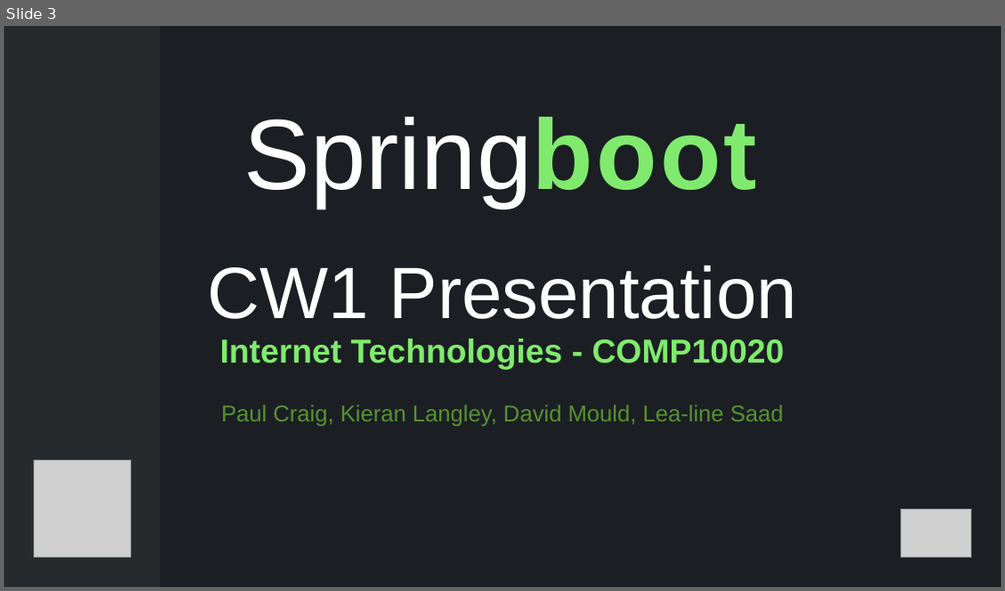
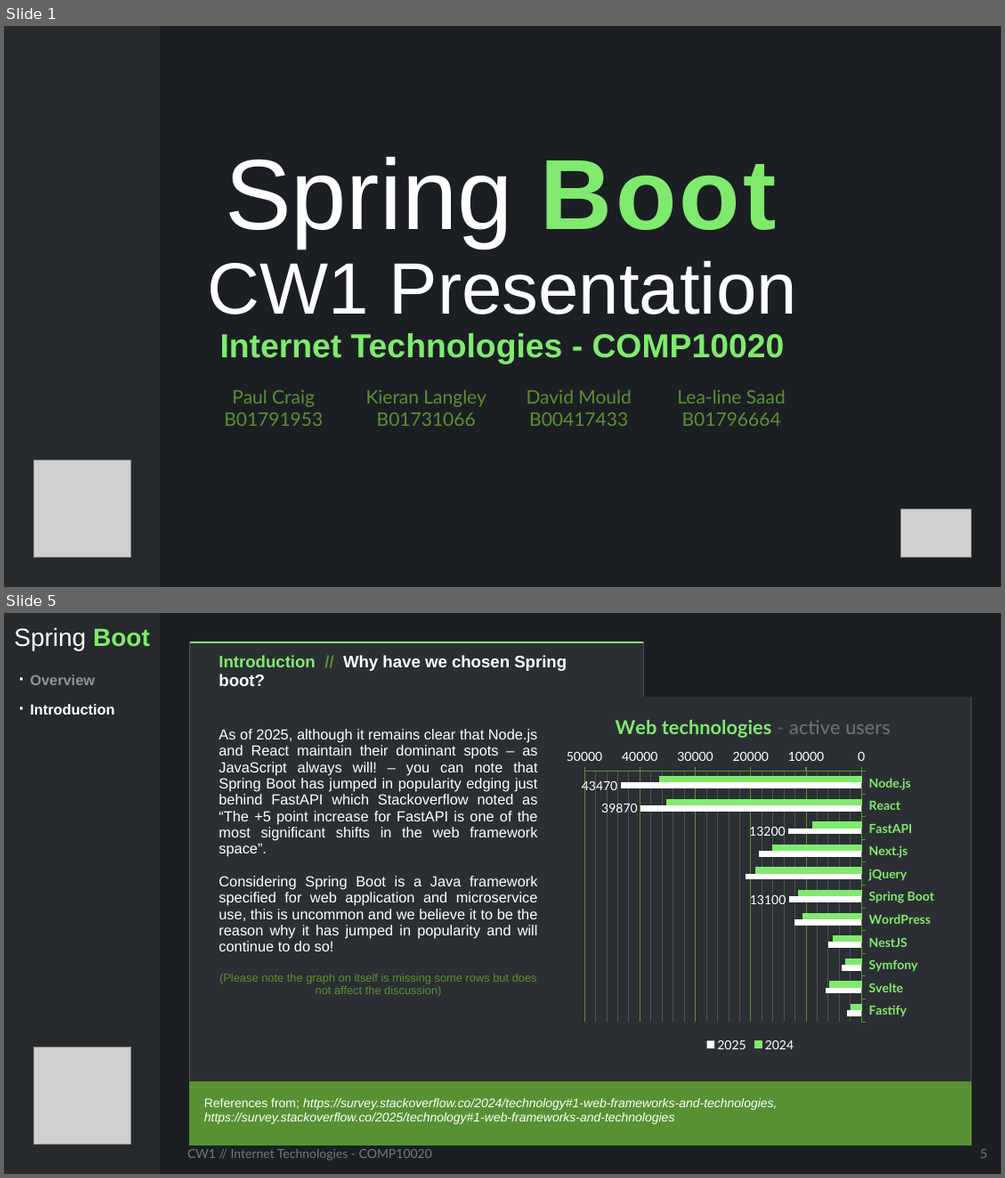
Before and after one commit to FEDavid/CW1_Internet_Technologies_COMP10020, a slide deck: Presentation.pptx. Shown one above the other, each under a label of ours: slide 3 before the commit, slides 1 and 5 after it; the slides between them are not shown. The pictures are 1005x591 and 1005x1178 pixels, drawn with LibreOffice and Linux fonts; fonts in the diff are those of the drawing; grey boxes stand for pictures. Boxes give left, top, right and bottom in pixels: in the first picture for what was removed or moved away, otherwise in the second. Text is boxed around its words. In the diff, an @@ line names an element or a change of style, - is before the commit and + after.

```diff
--- a/Presentation.pptx
+++ b/Presentation.pptx
@@ slide 5 added at bbox=[4, 613, 1001, 1174], background #1B1F23 @@
@@ rectangle added at bbox=[4, 613, 161, 1174], fill #262A2D @@
@@ text added at bbox=[14, 627, 150, 650], 24 pt, text #FFFFFF @@
+Spring Boot
@@ table added at bbox=[189, 642, 971, 1135], 3 rows, 3 columns @@
+Introduction // Why have we chosen Spring boot? |  | 
+As of 2025, although it remains clear that Node.js and React maintain their dominant spots – as JavaScript always will! – you can note that Spring Boot has jumped in popularity edging just behind FastAPI which Stackoverflow noted as “The +5 point increase for FastAPI is one of the most significant shifts in the web framework space”. / Considering Spring Boot is a Java framework specified for web application and microservice use, this is uncommon and we believe it to be the reason why it has jumped in popularity and will continue to do so! / (Please note the graph on itself is missing some rows but does not affect the discussion) |  | 
+References from; https://survey.stackoverflow.co/2024/technology#1-web-frameworks-and-technologies, https://survey.stackoverflow.co/2025/technology#1-web-frameworks-and-technologies |  | 
@@ text added at bbox=[30, 674, 95, 685], 14 pt, text #FFFFFF at 50% opacity, bold @@
+· Overview
@@ text added at bbox=[30, 704, 114, 714], 14 pt, text #FFFFFF, bold @@
+· Introduction
@@ bar chart added at bbox=[558, 699, 942, 1055] @@
+title " Web technologies - active users "
+categories: Node.js, React, FastAPI, Next.js, jQuery, Spring Boot, WordPress, NestJS, Symfony, Svelte, Fastify
+2024: 36000, 35000, 9000, 16000, 19000, 11000, 11000, 5000, 3000, 6000, 2000
+2025: 43470, 39870, 13200, 18560, 20870, 13100, 12130, 5970, 3570, 6420, 2590
@@ picture added at bbox=[33, 1047, 130, 1144] @@
@@ text added at bbox=[187, 1149, 432, 1160], 12 pt, text #797979 @@
+CW1 // Internet Technologies - COMP10020
@@ page number added at bbox=[980, 1149, 987, 1158], 12 pt, text #797979 @@
+5
@@ what was slide 3 is now slide 1 @@
@@ slide 1 changed as well @@
@@ title at bbox=[208, 157, 797, 364]: text changed; size 22 to 32 pt; text colour #589133 to #80EA6E; bold on @@
-Springboot
-d
-CW1 Presentation
-Internet Technologies - COMP10020
-Paul Craig, Kieran Langley, David Mould, Lea-line Saad
+Spring Boot
+CW1 Presentation
+Internet Technologies - COMP10020
@@ table added at bbox=[197, 386, 807, 431], 2 rows, 4 columns @@
+Paul Craig | Kieran Langley | David Mould | Lea-line Saad
+B01791953 | B01731066 | B00417433 | B01796664
```
Also in this commit, not shown: 14 other slides added, 4 slides removed, 9 other files.
